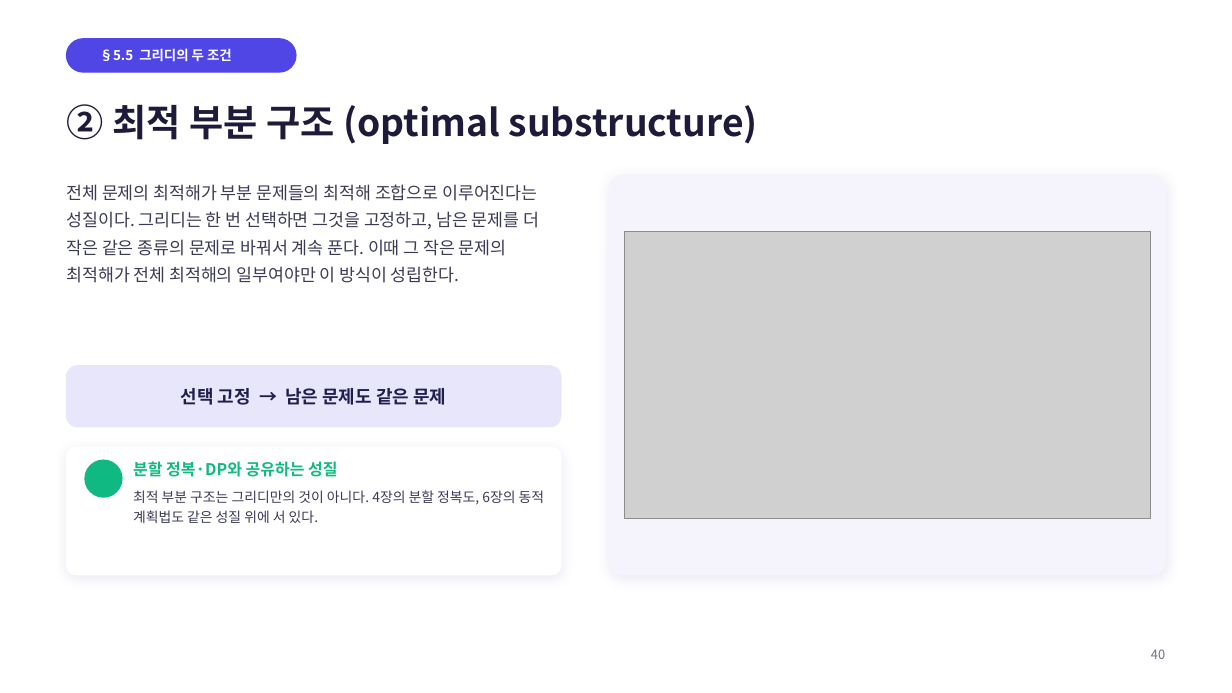
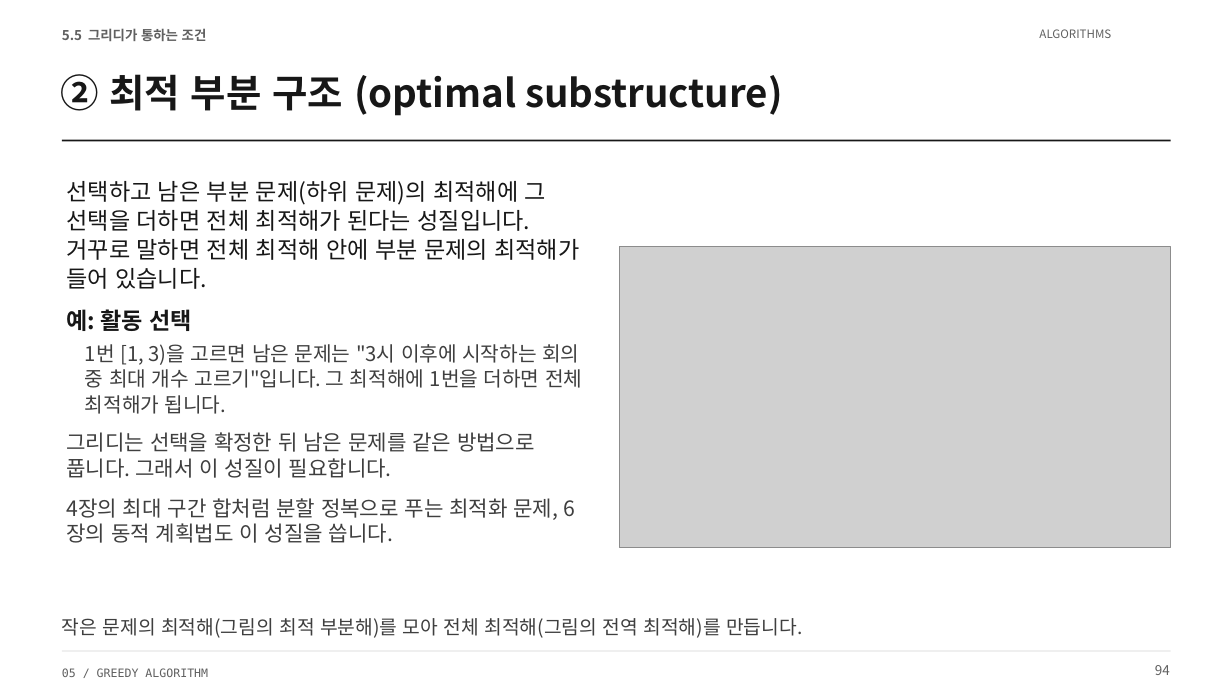
Before and after one commit to Sangdon-Park/Sangdon-Park.github.io, a slide deck: slide 94 of data/알고리즘/5장_그리디_알고리즘.pptx (slide 40 before the commit). Drawn at 1232x693 pixels with LibreOffice and Linux fonts; fonts in the diff are those of the drawing; grey boxes stand for pictures; background and template pictures are left out. Boxes give left, top, right and bottom in pixels: in the first picture for what was removed or moved away, otherwise in the second. Text is boxed around its words. In the diff, an @@ line names an element or a change of style, - is before the commit and + after.

```diff
--- a/data/알고리즘/5장_그리디_알고리즘.pptx
+++ b/data/알고리즘/5장_그리디_알고리즘.pptx
@@ text at [62, 28, 207, 41]: text changed; text colour #FFFFFF to #606060 @@
-§5.5 그리디의 두 조건
+5.5 그리디가 통하는 조건
@@ text "5.5 그리디가 통하는 조건" at [62, 28, 207, 41]: vertical alignment middle to top @@
@@ text added at [1039, 29, 1111, 38], 9 pt, text #606060 @@
+ALGORITHMS
@@ rounded rectangle removed at [67, 39, 296, 72] @@
@@ text "② 최적 부분 구조 (optimal ...": place and size @@
-text "② 최적 부분 구조 (optimal ..." at [67, 104, 758, 144]
+text "② 최적 부분 구조 (optimal ..." at [60, 74, 782, 116]
@@ text "② 최적 부분 구조 (optimal ..." at [60, 74, 782, 116]: size 29 to 30 pt, text colour #1E1B3A to #171717; vertical alignment middle to top @@
@@ rectangle added at [62, 140, 1171, 141], fill #171717 @@
@@ rounded rectangle removed at [610, 176, 1165, 575] @@
@@ text added at [66, 181, 579, 289], 18 pt, text #171717 @@
+선택하고 남은 부분 문제(하위 문제)의 최적해에 그 선택을 더하면 전체 최적해가 된다는 성질입니다. 거꾸로 말하면 전체 최적해 안에 부분 문제의 최적해가 들어 있습니다.
@@ text removed at [67, 184, 539, 283] @@
-전체 문제의 최적해가 부분 문제들의 최적해 조합으로 이루어진다는 성질이다. 그리디는 한 번 선택하면 그것을 고정하고, 남은 문제를 더 작은 같은 종류의 문제로 바꿔서 계속 푼다. 이때 그 작은 문제의 최적해가 전체 최적해의 일부여야만 이 방식이 성립한다.
@@ picture: place and size @@
-picture at [625, 232, 1151, 519]
+picture at [619, 247, 1171, 548]
@@ text added at [66, 309, 192, 331], 18 pt, text #171717, bold @@
+예: 활동 선택
@@ text added at [85, 344, 582, 414], 15.8 pt, text #3F3F3F @@
+1번 [1, 3)을 고르면 남은 문제는 "3시 이후에 시작하는 회의 중 최대 개수 고르기"입니다. 그 최적해에 1번을 더하면 전체 최적해가 됩니다.
@@ rounded rectangle removed at [67, 366, 561, 427] @@
@@ text "그리디는 선택을 확정한 뒤 남은 ..." at [66, 432, 535, 478]: vertical alignment middle to top @@
@@ text at [66, 432, 535, 478]: text changed; size 14 to 16.5 pt; text colour #201E4C to #3F3F3F; bold off @@
-선택 고정 → 남은 문제도 같은 문제
+그리디는 선택을 확정한 뒤 남은 문제를 같은 방법으로 풉니다. 그래서 이 성질이 필요합니다.
@@ rounded rectangle removed at [67, 447, 561, 575] @@
@@ ellipse removed at [85, 460, 122, 497] @@
@@ text removed at [133, 461, 337, 477] @@
-분할 정복·DP와 공유하는 성질
@@ text at [66, 498, 559, 543]: text changed; size 10.8 to 16.5 pt; text colour #3C3B57 to #3F3F3F @@
-최적 부분 구조는 그리디만의 것이 아니다. 4장의 분할 정복도, 6장의 동적 계획법도 같은 성질 위에 서 있다.
+4장의 최대 구간 합처럼 분할 정복으로 푸는 최적화 문제, 6장의 동적 계획법도 이 성질을 씁니다.
@@ text added at [62, 618, 802, 638], 15 pt, text #3F3F3F @@
+작은 문제의 최적해(그림의 최적 부분해)를 모아 전체 최적해(그림의 전역 최적해)를 만듭니다.
@@ rectangle added at [62, 651, 1171, 652], fill #D4D4D4 @@
@@ text removed at [1151, 649, 1165, 659] @@
-40
@@ text added at [62, 668, 208, 677], 9 pt, text #606060 @@
+05 / GREEDY ALGORITHM
@@ text added at [1155, 665, 1170, 675], 10.5 pt, text #606060 @@
+94
```
Also in this commit, not shown: 10 other slides changed, 186 slides added, 59 slides removed, 4 other files.
